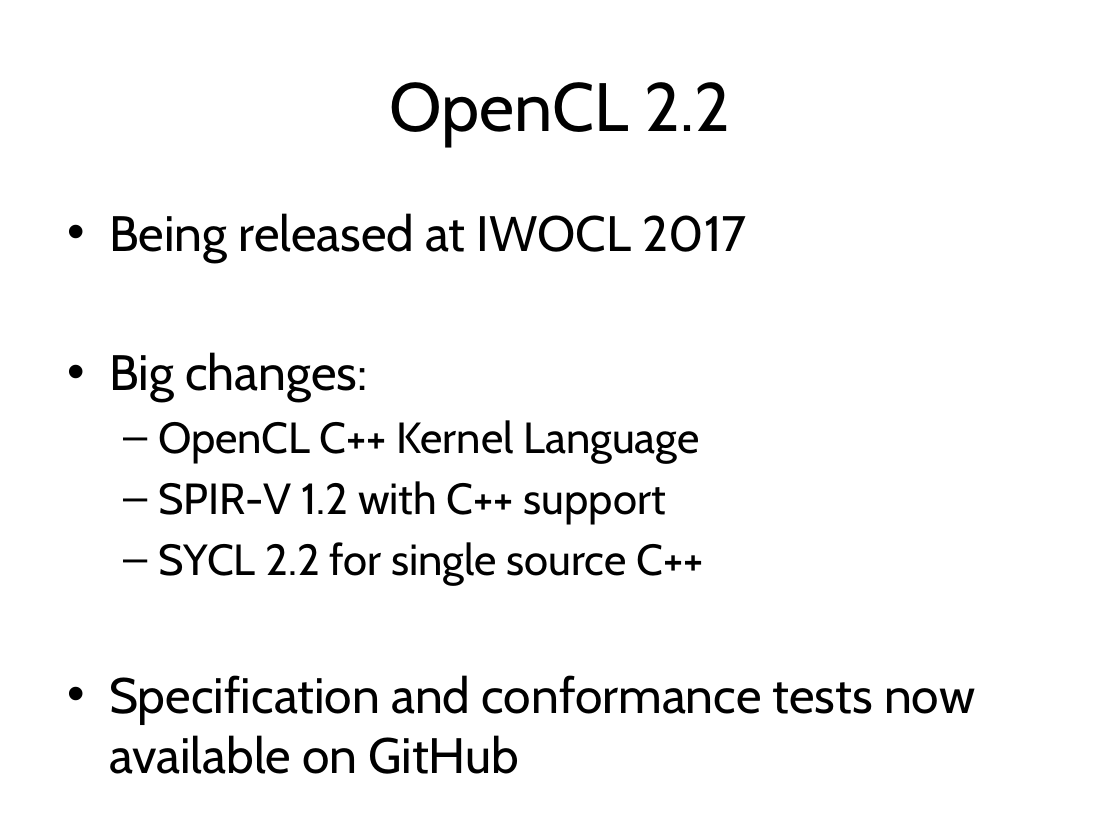
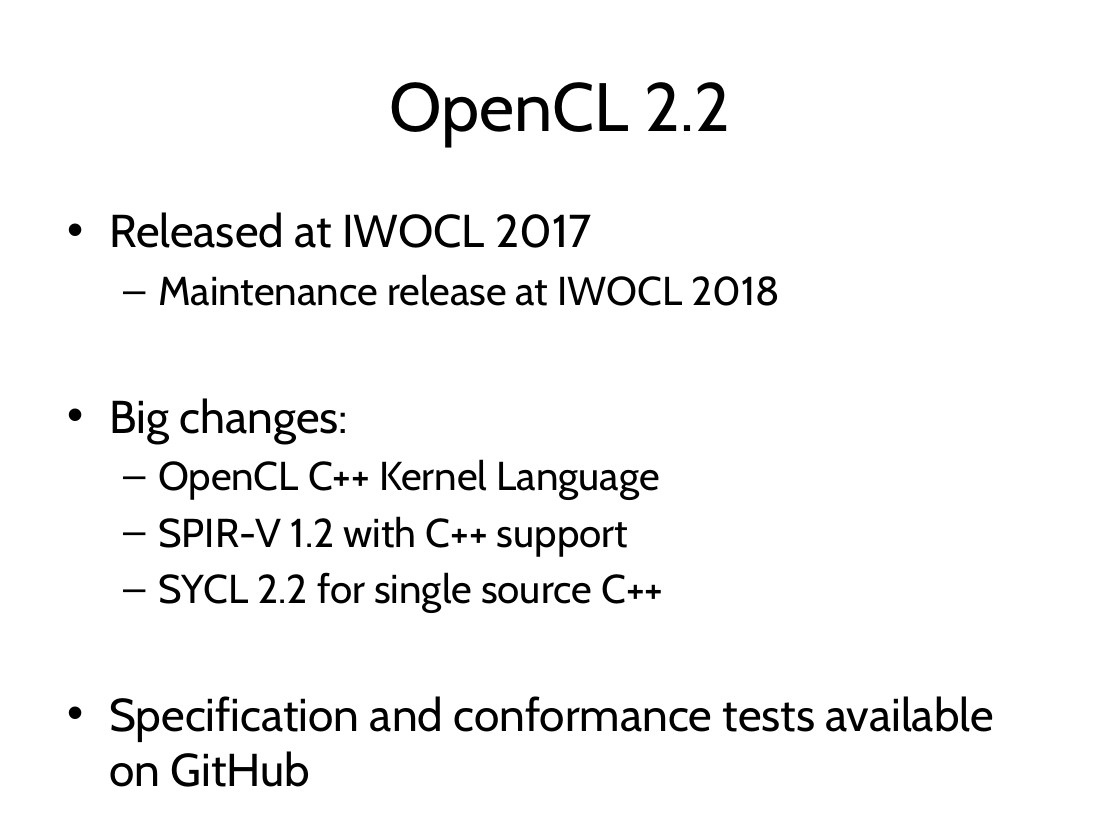
Before and after one commit to UoB-HPC/opencl-training-code, a slide deck: slide 3 of slides/advanced_outro.pptx. Drawn at 1120x840 pixels with LibreOffice and Linux fonts; fonts in the diff are those of the drawing. Boxes give left, top, right and bottom in pixels: in the first picture for what was removed or moved away, otherwise in the second. Text is boxed around its words. In the diff, an @@ line names an element or a change of style, - is before the commit and + after.

Commit message:
Hid a few dated slides
Might want to update the slides on which subjects are being talked about at IWOCL 2018

```diff
--- a/slides/advanced_outro.pptx
+++ b/slides/advanced_outro.pptx
@@ text at [109, 212, 781, 306]: text changed; size 32 to 25.9 pt @@
-• Being released at IWOCL 2017
+• Released at IWOCL 2017
+  – Maintenance release at IWOCL 2018
@@ text at [109, 398, 663, 613]: size 32 to 29.6 pt in "Big changes:"; size 28 to 25.9 pt in "OpenCL C++ Kernel Language", "SPIR-V 1.2 with C++ support", "SYCL 2.2 for single source C++" @@
@@ text at [109, 696, 994, 742]: text changed; size 32 to 29.6 pt @@
-• Specification and conformance tests now available on GitHub
+• Specification and conformance tests available on GitHub
```
Also in this commit, not shown: 2 other slides changed.
